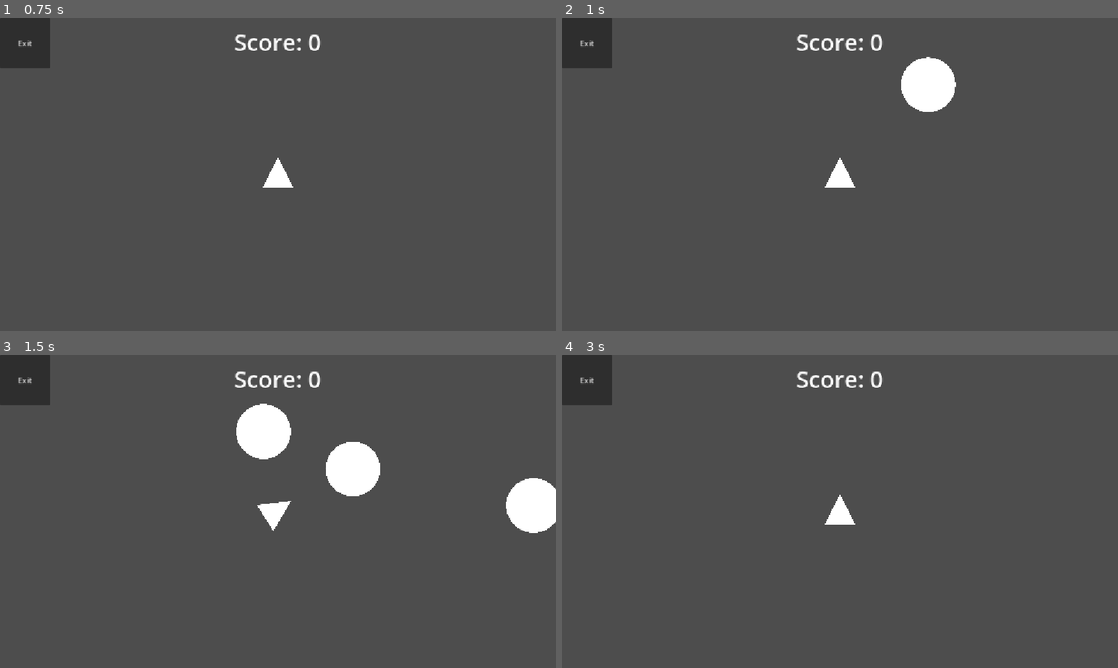
Above: before the commit, frames 1-4 (two rows, left to right).
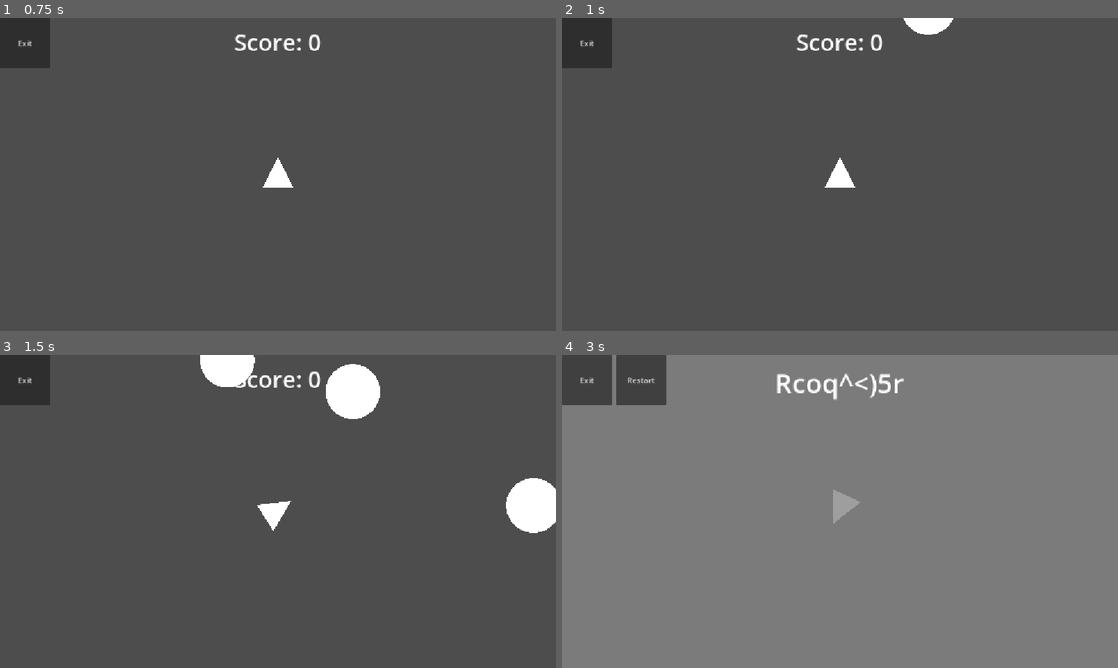
Above: after the commit, the same moments.

Repository: V3AI-Seven/processing-assignments-10
Game: Godot game, scene res://scenes/projects/asteroid_shooter.tscn
Two runs of this game, one before a commit and one after it. Both use one fixed random seed, a clock stepped at 60 frames per second and the inputs below. This scene is started directly instead of the project's main scene.
Inputs (mouse positions are in pixels of both pictures, inside the frame that each line leads up to):
- Up to frame 1 (0.75 s): click "Start" at 0.5 s
- Up to frame 2 (1 s): no input
- Up to frame 3 (1.5 s): tap Enter at 1.25 s; hold D from 1.28 s (still down)
- Up to frame 4 (3 s): tap Space at 1.52 s; release D at 2 s; click (639, 380) at 2 s, where only the run before the commit has a clickable "Restart"; click (1051, 383) at 2.75 s, where only the run before the commit has a clickable "Start"

Frame 1 is identical in both runs. In frame 2, 1.7% of the frame differs, in the area x 61-71%, y 0-30%; in frame 3, 4.9%; in frame 4, 97%, in the area x 0-100%, y 0-100%.

Commit message:
Quality of life work

Diff:
--- a/scenes/projects/asteroid_shooter.tscn
+++ b/scenes/projects/asteroid_shooter.tscn
@@ -12,6 +12,7 @@
 [ext_resource type="Texture2D" uid="uid://53unuext77eo" path="res://scripts/AsteroidShooter/Media/WhiteCircle.png" id="8_t13xm"]
 [ext_resource type="Script" uid="uid://cp17i6kmdevls" path="res://scripts/AsteroidShooter/animation_player.gd" id="9_b57t4"]
 [ext_resource type="Script" uid="uid://ws2sihpcdop6" path="res://scripts/AsteroidShooter/restart_button.gd" id="12_xpkfe"]
+[ext_resource type="Script" uid="uid://cnj82moni6pyf" path="res://scripts/AsteroidShooter/kill_zone.gd" id="13_q531c"]
 
 [sub_resource type="RectangleShape2D" id="RectangleShape2D_x37lq"]
 size = Vector2(20, 664)
@@ -23,7 +24,7 @@
 size = Vector2(18, 56)
 
 [sub_resource type="CircleShape2D" id="CircleShape2D_cuk1y"]
-radius = 64.0
+radius = 56.0
 
 [sub_resource type="Gradient" id="Gradient_b57t4"]
 offsets = PackedFloat32Array(0.5594059, 0.9786096)
@@ -58,9 +59,22 @@
 "update": 1,
 "values": [48]
 }
+tracks/2/type = "value"
+tracks/2/imported = false
+tracks/2/enabled = true
+tracks/2/path = NodePath("Score:text")
+tracks/2/interp = 1
+tracks/2/loop_wrap = true
+tracks/2/keys = {
+"times": PackedFloat32Array(0),
+"transitions": PackedFloat32Array(1),
+"update": 1,
+"values": ["Score: 0"]
+}
 
 [sub_resource type="Animation" id="Animation_t13xm"]
 resource_name = "ScoreToCentre"
+length = 2.0
 tracks/0/type = "value"
 tracks/0/imported = false
 tracks/0/enabled = true
@@ -68,10 +82,10 @@
 tracks/0/interp = 2
 tracks/0/loop_wrap = true
 tracks/0/keys = {
-"times": PackedFloat32Array(0, 1),
+"times": PackedFloat32Array(0, 2),
 "transitions": PackedFloat32Array(1, 1),
 "update": 0,
-"values": [Vector2(-16, 16), Vector2(-16, 232)]
+"values": [Vector2(-16, 16), Vector2(-16, 128)]
 }
 tracks/1/type = "value"
 tracks/1/imported = false
@@ -80,10 +94,23 @@
 tracks/1/interp = 1
 tracks/1/loop_wrap = true
 tracks/1/keys = {
-"times": PackedFloat32Array(0, 1),
+"times": PackedFloat32Array(0, 2),
 "transitions": PackedFloat32Array(1, 1),
 "update": 0,
 "values": [48, 128]
+}
+tracks/2/type = "value"
+tracks/2/imported = false
+tracks/2/enabled = true
+tracks/2/path = NodePath("Score:text")
+tracks/2/interp = 1
+tracks/2/loop_wrap = true
+tracks/2/keys = {
+"times": PackedFloat32Array(0, 2),
+"transitions": PackedFloat32Array(1, 1),
+"update": 0,
+"values": ["Score: 0", "Game Over
+Score: 0"]
 }
 
 [sub_resource type="AnimationLibrary" id="AnimationLibrary_b57t4"]
@@ -171,7 +198,7 @@
 one_shot = true
 
 [node name="Boulder" type="CharacterBody2D" parent="."]
-position = Vector2(576, -88)
+position = Vector2(576, -96)
 collision_layer = 3
 collision_mask = 3
 script = ExtResource("7_llpqh")
@@ -201,7 +228,7 @@
 offset_left = -16.0
 offset_top = 16.0
 offset_right = 1168.0
-offset_bottom = 191.0
+offset_bottom = 369.0
 theme_override_font_sizes/font_size = 48
 text = "Score: 0"
 horizontal_alignment = 1
@@ -232,16 +259,28 @@
 text = "Restart"
 script = ExtResource("12_xpkfe")
 
+[node name="KillZone" type="Area2D" parent="."]
+position = Vector2(-64, -64)
+script = ExtResource("13_q531c")
+
+[node name="CollisionPolygon2D" type="CollisionPolygon2D" parent="KillZone"]
+position = Vector2(-100.88051, -80.07288)
+scale = Vector2(1.1949685, 1.3606771)
+polygon = PackedVector2Array(1256, -40, -16, -40, -16, 728, 0, 712, 0, -24, 1240, -24, 1240, 712, 0, 712, -16, 728, 1256, 728)
+
 [connection signal="point_scored" from="Bullet" to="Score" method="score_updated"]
 [connection signal="body_entered" from="Bullet/CollisionArea" to="Bullet" method="score_point"]
 [connection signal="blur_on" from="Player" to="Blur" method="blur_on"]
 [connection signal="fire_shot" from="Player" to="Bullet" method="fire_shot"]
+[connection signal="game_end" from="Player" to="Bullet" method="game_end"]
 [connection signal="game_end" from="Player" to="Boulder" method="game_end"]
 [connection signal="game_end" from="Player" to="AnimationPlayer" method="game_end"]
 [connection signal="game_end" from="Player" to="RestartButton" method="enable_visibility"]
 [connection signal="position_updated" from="Player" to="Bullet" method="recieve_position"]
 [connection signal="hit_player" from="Boulder" to="Player" method="hit_boulder"]
 [connection signal="timeout" from="Boulder/SpawnTimer" to="Boulder" method="new_boulder"]
+[connection signal="score_to_player" from="Score" to="Player" method="update_current_score"]
 [connection signal="blur_off" from="StartButton" to="Blur" method="blur_off"]
 [connection signal="pressed" from="StartButton" to="Player" method="start_game"]
 [connection signal="pressed" from="StartButton" to="Boulder" method="start_game"]
+[connection signal="body_entered" from="KillZone" to="KillZone" method="object_entered"]
--- a/scripts/AsteroidShooter/animation_player.gd
+++ b/scripts/AsteroidShooter/animation_player.gd
@@ -1,6 +1,7 @@
 extends AnimationPlayer
 const animation_delay = 0.2# seconds
 
-func game_end() -> void:#connected with signal
+func game_end(score) -> void:#connected with signal
 	await get_tree().create_timer(animation_delay).timeout #magic line that is basically python's time.sleep()
+	get_animation("ScoreToCentre").track_set_key_value(2,1,"Game Over\nScore: " + str(score))
 	play("ScoreToCentre")
--- a/scripts/AsteroidShooter/boulder.gd
+++ b/scripts/AsteroidShooter/boulder.gd
@@ -30,7 +30,7 @@
 
 			2: #positive x
 				spawnX = randi_range(64,1088)
-				spawnY = 96
+				spawnY = -64
 
 				spawnRot = randf_range(-120,-240)
 
@@ -78,7 +78,7 @@
 	if is_clone == true:
 		queue_free() # kills the clone
 
-func game_end() -> void: #connected with signal
+func game_end(_score:int) -> void: #connected with signal
 	velocity = Vector2.ZERO
 	$SpawnTimer.stop()
 	for clone in clones:
--- a/scripts/AsteroidShooter/bullet.gd
+++ b/scripts/AsteroidShooter/bullet.gd
@@ -21,9 +21,15 @@
 	if is_shot == true:
 		#print("[Asteroid] Bullet shot!")
 		visible = true
+		set_meta("is_shot",true)
 	else:
 		#print("[Asteroid] Regular bullet")
 		visible = false
+		set_meta("is_shot",false)
+
+func game_end(_score) -> void:
+	if is_shot == true:
+		queue_free()
 
 func fire_shot():#linked with signal
 	#print("[Asteroid] Bullet cloned")
--- /dev/null
+++ b/scripts/AsteroidShooter/kill_zone.gd
@@ -0,0 +1,7 @@
+extends Area2D
+
+func object_entered(object) -> void:
+	if (object.has_meta("is_shot") and object.get_meta("is_shot") == true) or (object.has_meta("is_in_play") and object.get_meta("is_in_play") == true):
+		#first condition checks if it's a bullet, second checks if it's a boulder
+		print("[Asteroid] Object " + str(object) + "has hit the kill zone, killing")
+		object.queue_free()
--- a/scripts/AsteroidShooter/player.gd
+++ b/scripts/AsteroidShooter/player.gd
@@ -11,18 +11,23 @@
 
 signal position_updated(outgoing_position:Vector2, outgoing_rotation: float)
 signal fire_shot()
-signal game_end()
+signal game_end(score)
 signal blur_on() #enables a blur to make text on top more visible
 
 var game_running = false
 var can_move = true
+
+var score = 0
+
+func update_current_score(current_score:int) -> void:#linked with signal
+	score = current_score
 
 func start_game() -> void:#linked with signal
 	game_running = true
 
 func hit_boulder(hit_position:Vector2) -> void:#connected with signal
 	can_move = false
-	game_end.emit()
+	game_end.emit(score)
 	blur_on.emit()
 
 func _physics_process(delta: float) -> void:#runs at a fixed rate, and delta is time between ticks(updates)
--- a/scripts/AsteroidShooter/restart_button.gd
+++ b/scripts/AsteroidShooter/restart_button.gd
@@ -3,5 +3,5 @@
 func _pressed() -> void: #called when button pressed
 	get_tree().change_scene_to_file("res://scenes/projects/asteroid_shooter.tscn")
 
-func enable_visibility() -> void: #connected with signal
+func enable_visibility(_score) -> void: #connected with signal
 	visible = true
--- a/scripts/AsteroidShooter/score_label.gd
+++ b/scripts/AsteroidShooter/score_label.gd
@@ -1,6 +1,9 @@
 extends Label
 var score = 0
+
+signal score_to_player(total_score:int)
 
 func score_updated(scored:int): #linked with signal
 	score += scored
 	text = "Score: " +str(score)
+	score_to_player.emit(score)
Not shown: 1 places in scenes/projects/asteroid_shooter.tscn that only renumber resources
Not shown, added: scripts/AsteroidShooter/kill_zone.gd.uid
